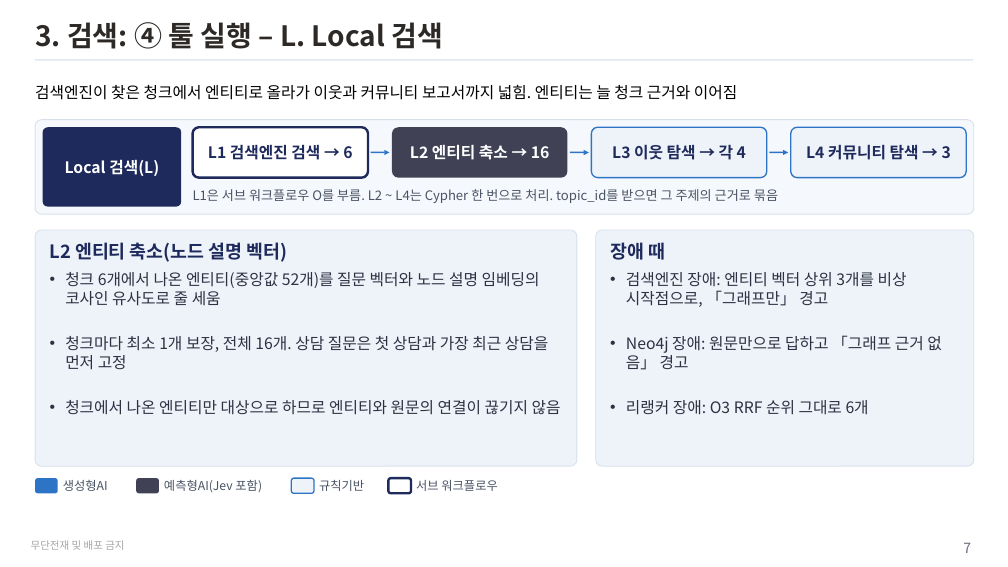
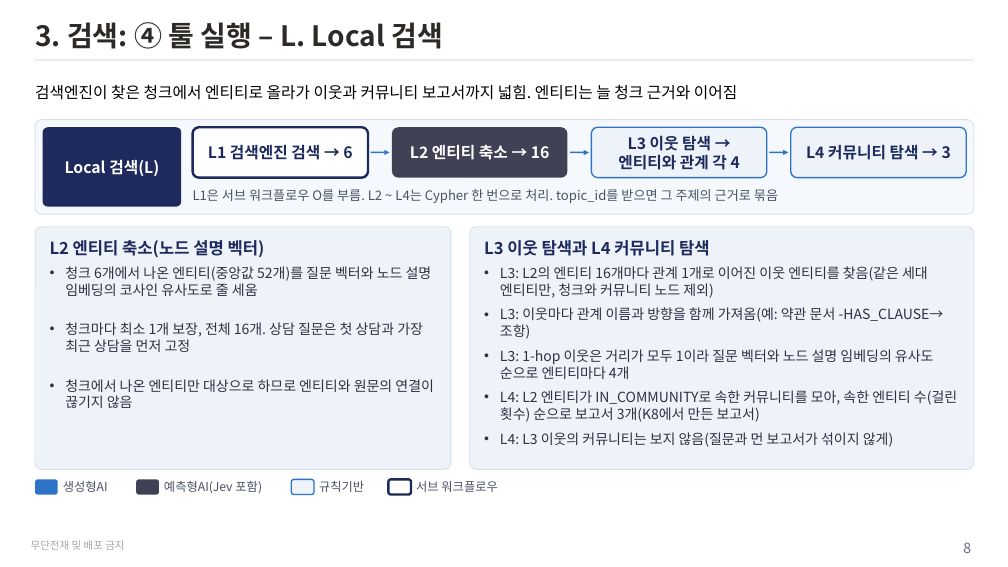
Before and after one commit to unicorn-campus/hybrid-ai, a slide deck: slide 8 of teacher/plan/graph-search-textbook.pptx (slide 7 before the commit). Drawn at 1008x567 pixels with LibreOffice and Linux fonts; fonts in the diff are those of the drawing. Boxes give left, top, right and bottom in pixels: in the first picture for what was removed or moved away, otherwise in the second. Text is boxed around its words. In the diff, an @@ line names an element or a change of style, - is before the commit and + after.

```diff
--- a/teacher/plan/graph-search-textbook.pptx
+++ b/teacher/plan/graph-search-textbook.pptx
@@ text in rounded rectangle at (618,135,740,170): text changed @@
-L3 이웃 탐색 → 각 4
+L3 이웃 탐색 → 엔티티와 관계 각 4
@@ rounded rectangle "L2 엔티티 축소(노드 설명 벡터)": place and size @@
-rounded rectangle "L2 엔티티 축소(노드 설명 벡터)" at (35,230,577,466)
+rounded rectangle "L2 엔티티 축소(노드 설명 벡터)" at (35,227,451,469)
@@ rounded rectangle "L2 엔티티 축소(노드 설명 벡터)" at (35,227,451,469): size 21 to 19 pt in "L2 엔티티 축소(노드 설명 벡터)"; size 18 to 16 pt in "청크 6개에서 나온 엔티티(중앙값 52개)를 질문 벡터와 ...", "청크마다 최소 1개 보장, 전체 16개. 상담 ...", "청크에서 나온 엔티티만 대상으로 하므로 엔티티와 원문의 ..."; less space between paragraphs; proportions changed @@
@@ rounded rectangle "L3 이웃 탐색과 L4 커뮤니티 ...": place and size @@
-rounded rectangle "L3 이웃 탐색과 L4 커뮤니티 ..." at (596,230,974,466)
+rounded rectangle "L3 이웃 탐색과 L4 커뮤니티 ..." at (470,227,974,469)
@@ rounded rectangle "L3 이웃 탐색과 L4 커뮤니티 ..." at (470,227,974,469): proportions changed @@
@@ text in rounded rectangle at (484,240,957,447): text changed; size 18 to 16 pt @@
-장애 때
-• 검색엔진 장애: 엔티티 벡터 상위 3개를 비상 시작점으로, 「그래프만」 경고
-• Neo4j 장애: 원문만으로 답하고 「그래프 근거 없음」 경고
-• 리랭커 장애: O3 RRF 순위 그대로 6개
+L3 이웃 탐색과 L4 커뮤니티 탐색
+• L3: L2의 엔티티 16개마다 관계 1개로 이어진 이웃 엔티티를 찾음(같은 세대 엔티티만, 청크와 커뮤니티 노드 제외)
+• L3: 이웃마다 관계 이름과 방향을 함께 가져옴(예: 약관 문서 -HAS_CLAUSE→ 조항)
+• L3: 1-hop 이웃은 거리가 모두 1이라 질문 벡터와 노드 설명 임베딩의 유사도 순으로 엔티티마다 4개
+• L4: L2 엔티티가 IN_COMMUNITY로 속한 커뮤니티를 모아, 속한 엔티티 수(걸린 횟수) 순으로 보고서 3개(K8에서 만든 보고서)
+• L4: L3 이웃의 커뮤니티는 보지 않음(질문과 먼 보고서가 섞이지 않게)
@@ page number at (963,542,971,553): text changed @@
-7
+8
```
Also in this commit, not shown: 10 other slides changed, 4 slides added, 1 slide removed, 22 other files.
